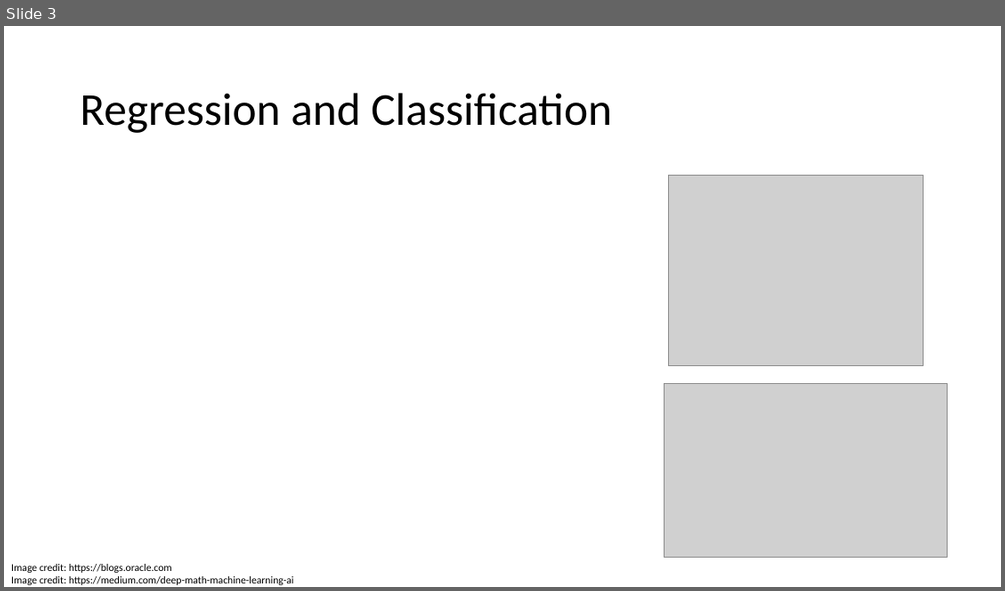
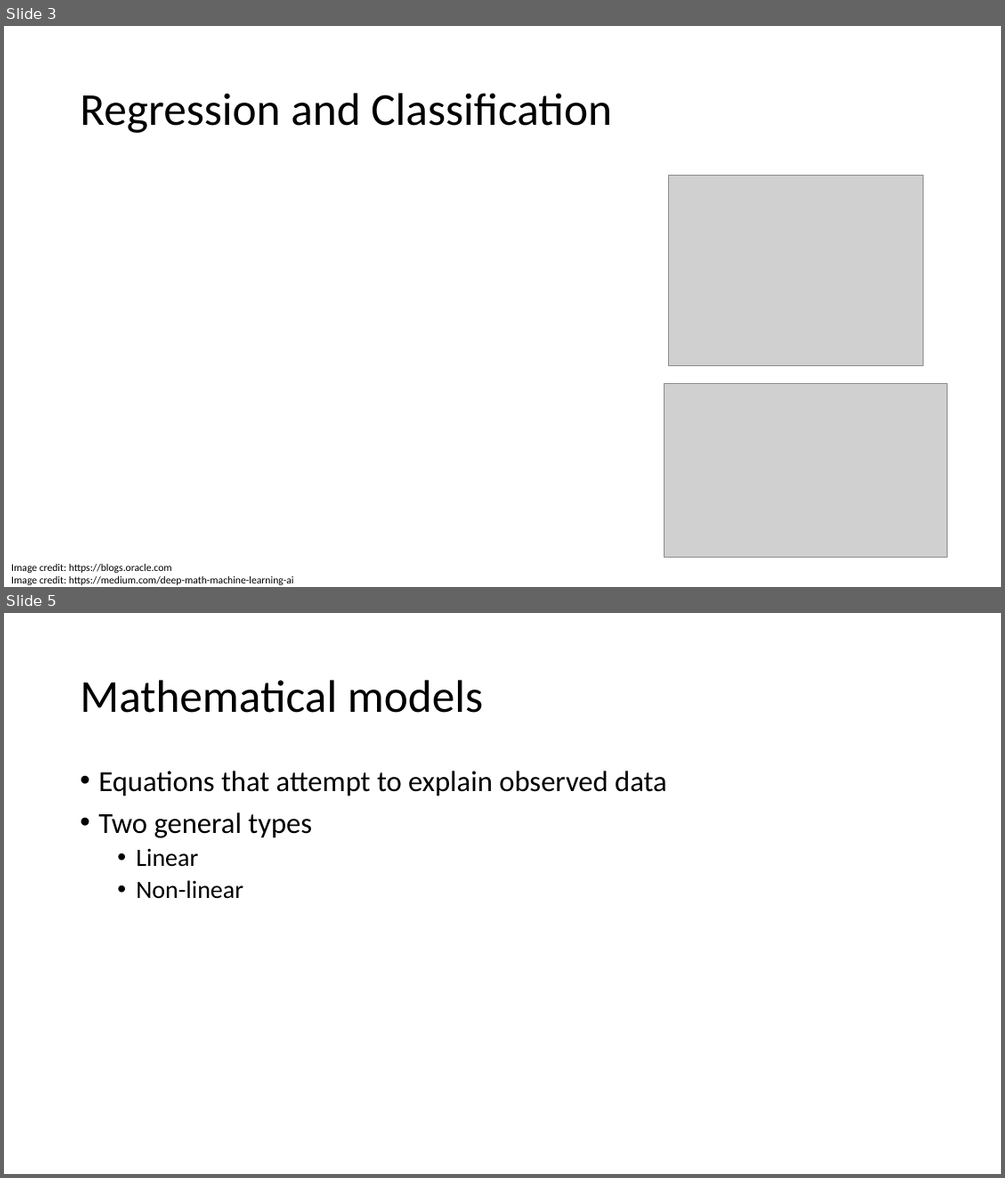
Before and after one commit to fborrasumh/intro, a slide deck: 3 - Model selection/Model selection.pptx. Shown one above the other, each under a label of ours: slide 3 before the commit, slides 3 and 5 after it; the slides between them are not shown. The pictures are 1005x591 and 1005x1178 pixels, drawn with LibreOffice and Linux fonts; fonts in the diff are those of the drawing; grey boxes stand for pictures. Boxes give left, top, right and bottom in pixels: in the first picture for what was removed or moved away, otherwise in the second. Text is boxed around its words. In the diff, an @@ line names an element or a change of style, - is before the commit and + after.

```diff
--- a/3 - Model selection/Model selection.pptx
+++ b/3 - Model selection/Model selection.pptx
@@ slide 5 added at box(4, 613, 1001, 1174), background #FFFFFF @@
@@ title added at box(80, 680, 483, 713), 44 pt, text #000000 @@
+Mathematical models
@@ text added at box(98, 771, 667, 899), 28 pt, text #000000 @@
+• Equations that attempt to explain observed data
+• Two general types
+  • Linear
+  • Non-linear
```
Also in this commit, not shown: 1 slide changed, 17 other slides added, 8 slides removed.
